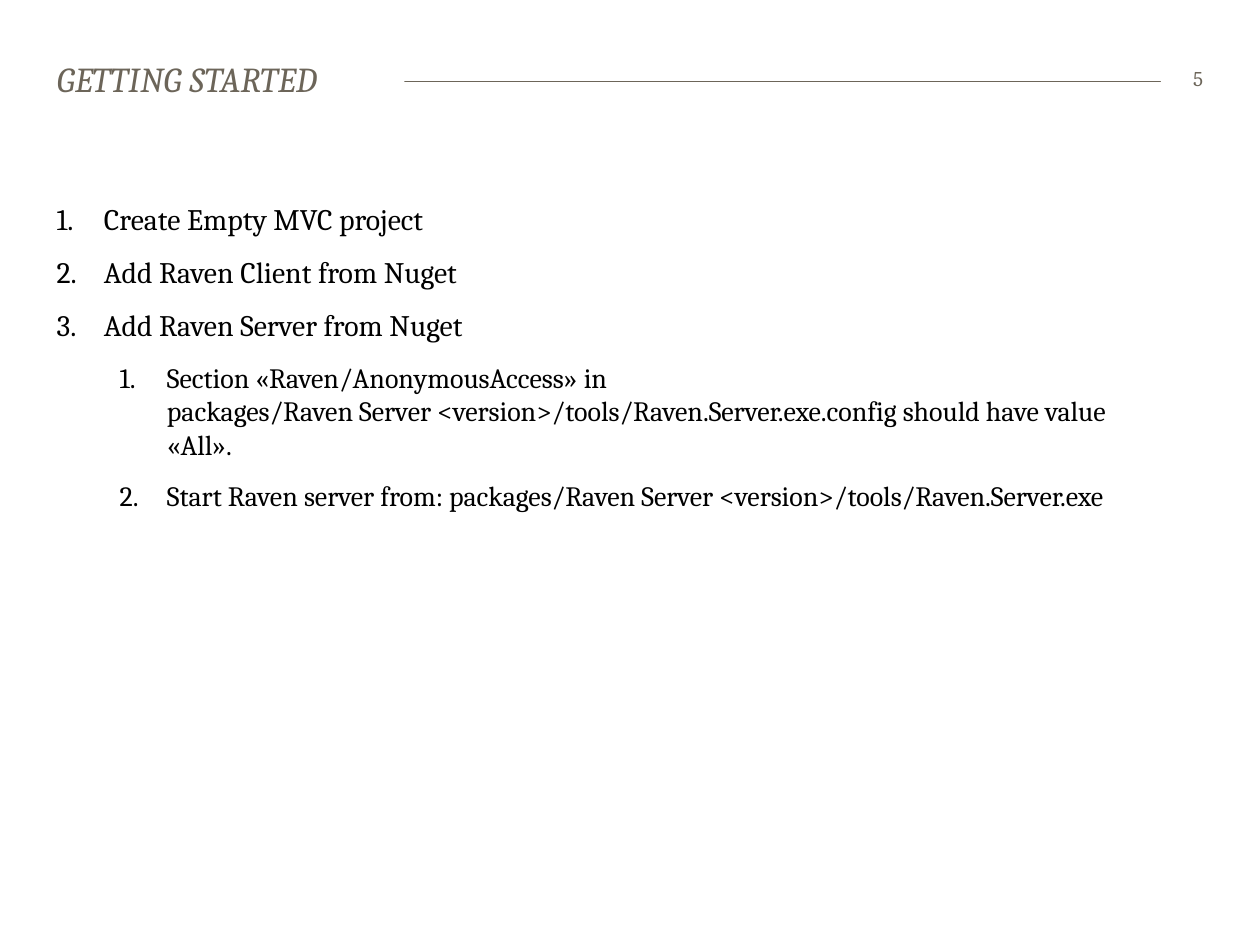
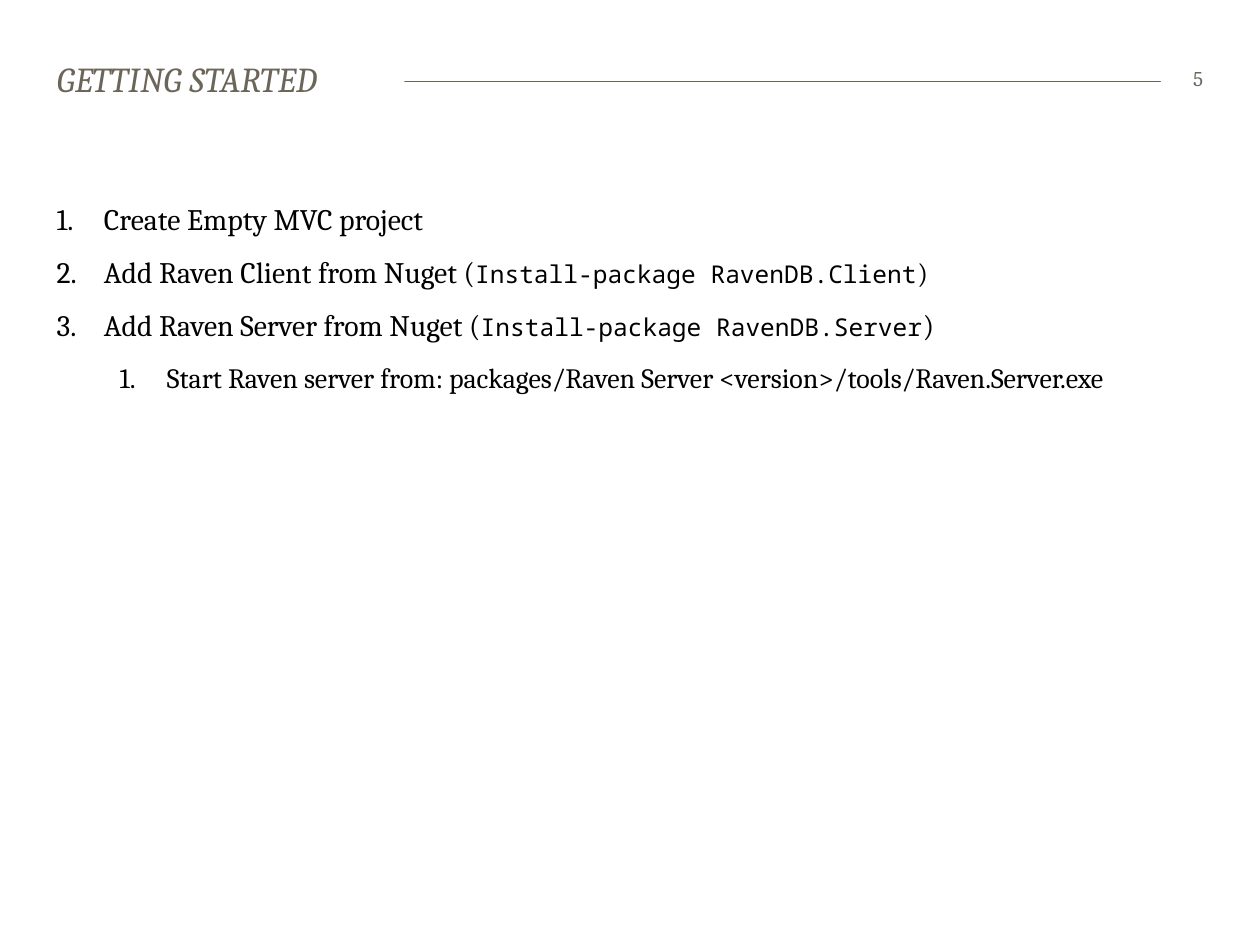
Before and after one commit to espenekvang/Intro2Raven, a slide deck: slide 5 of ravendb.pptx. Drawn at 1260x945 pixels with LibreOffice and Linux fonts; fonts in the diff are those of the drawing. Boxes give left, top, right and bottom in pixels: in the first picture for what was removed or moved away, otherwise in the second. Text is boxed around its words. In the diff, an @@ line names an element or a change of style, - is before the commit and + after.

```diff
--- a/ravendb.pptx
+++ b/ravendb.pptx
@@ text at (104,262,922,343): text changed; size 16 to 14 pt; font Cambria to Noto Sans Mono @@
-2. Add Raven Client from Nuget
-3. Add Raven Server from Nuget
-  1. Section «Raven/AnonymousAccess» in
-     packages/Raven Server <version>/tools/Raven.Server.exe.config should have value
-     «All».
+2. Add Raven Client from Nuget (Install-package RavenDB.Client)
+3. Add Raven Server from Nuget (Install-package RavenDB.Server)
```
Also in this commit, not shown: 2 other files.
